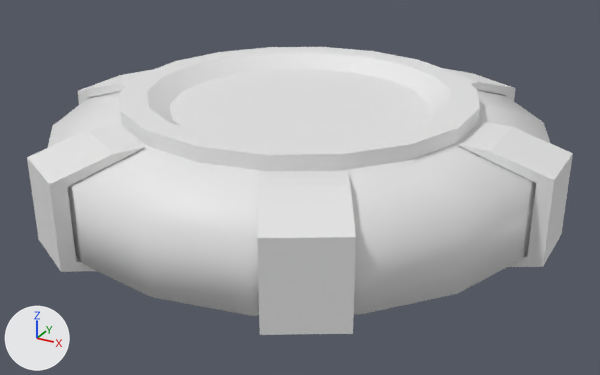
The Blender file parts/KKT-M50/model.blend, before and after one commit.
One viewpoint serves both versions: a 50 mm camera at (0.542, -0.984, 0.444) aimed at (0.009, -0.015, -0.041). Arrows for +X, +Y and +Z are at lower left; the lights stay in place. Materials are left out; every surface is plain grey.

Objects in the first picture: 'Ring', 'Support', 'Support.001', 'Support.002', 'Support.003', 'Support.004', 'Tank'.
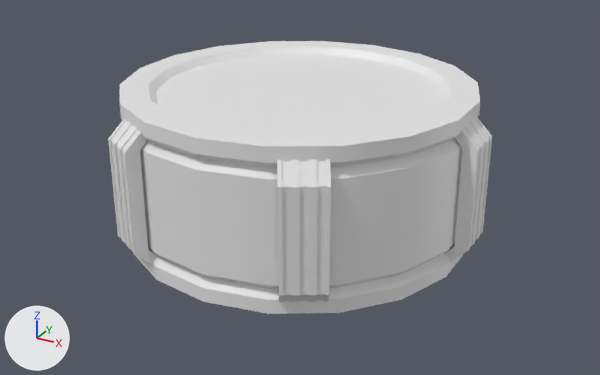
Pixel boxes [x1, y1, x2, y2] of what changed, in the pictures (600 x 375 px):
'Tank', deleted: before [48, 69, 550, 316]
'Ring', reshaped: before [120, 47, 480, 171]; after [120, 41, 480, 168]
'Body', added: after [122, 119, 462, 289]
'Support.002', reshaped (not visible afterwards): before [257, 172, 356, 335]
'Support.001', reshaped (not visible afterwards): before [27, 124, 145, 272]
'Support.003', reshaped (not visible afterwards): before [458, 122, 573, 267]
'Support.004', reshaped: before [443, 68, 516, 101]; after [108, 118, 157, 265]
'Support', reshaped: before [78, 70, 151, 105]; after [445, 116, 492, 262]
part 1 of me_cube_005, added: after [108, 118, 157, 265]
part 2 of me_cube_005, deleted: before [443, 68, 516, 101]
part 6 of me_cylinder_005, rebuilt: before [120, 109, 480, 171]; after [147, 136, 456, 168]
part 7 of me_cylinder_005, rebuilt: before [120, 47, 480, 155]; after [120, 102, 480, 163]
part 8 of me_cylinder_005, rebuilt: before [147, 52, 451, 127]; after [156, 54, 442, 134]
part 9 of me_cylinder_005, added: after [149, 47, 450, 105]
part 10 of me_cylinder_005, added: after [120, 41, 480, 146]
part 11 of me_cube_001, added: after [445, 116, 492, 262]
part 12 of me_cube_001, deleted: before [78, 70, 151, 105]
'Support.005', unchanged, uncovered by the edit: after [277, 159, 331, 302]
'Ring.001', unchanged, uncovered by the edit: after [133, 253, 463, 314]

What changed in the scene script:
```text
Change me_cylinder_005:
    used by ob_ring; parent = ob_tank; location = (0.0, 0.0, 0.0)
    remove me_cylinder_005.from_pydata(...)  # 108 vertices, 108 faces; spans x -0.246..0.246, y -0.25..0.25, z 0.08..0.1
    add me_cylinder_005.from_pydata(...)  # 162 vertices, 73 faces; spans x -0.246..0.246, y -0.25..0.25, z 0.08..0.11
    me_cylinder_005 part 6: the loose piece of 36 vertices spanning x -0.246..0.246, y -0.25..0.25, z 0.08..0.1 is rebuilt with 36 vertices and now spans x -0.246..0.246, y -0.25..0.25, z 0.08..0.09
    me_cylinder_005 part 7: the loose piece of 36 vertices spanning x -0.246..0.246, y -0.25..0.25, z 0.1 is rebuilt with 36 vertices and now spans x -0.246..0.246, y -0.25..0.25, z 0.09..0.11
    me_cylinder_005 part 8: the loose piece of 36 vertices spanning x -0.209..0.209, y -0.212..0.212, z 0.08..0.1 is rebuilt with 18 vertices and now spans x -0.197..0.197, y -0.2..0.2, z 0.1
    me_cylinder_005 part 9: a new loose piece of 36 vertices spanning x -0.207..0.207, y -0.21..0.21, z 0.1..0.11
    me_cylinder_005 part 10: a new loose piece of 36 vertices spanning x -0.246..0.246, y -0.25..0.25, z 0.11
Change me_cube_005:
    used by ob_support_004; parent = ob_tank; location = (0.0, 0.0, 0.0)
    remove me_cube_005.from_pydata(...)  # 16 vertices, 14 faces; spans x 0.082..0.228, y 0.192..0.345, z -0.08..0.08
    add me_cube_005.from_pydata(...)  # 64 vertices, 48 faces; spans x -0.161..-0.089, y -0.249..-0.184, z -0.1..0.1
    me_cube_005 part 1: 64 vertices added at x -0.161..-0.089, y -0.249..-0.184, z -0.1..0.1
    me_cube_005 part 2: 16 vertices removed from x 0.082..0.228, y 0.192..0.345, z -0.08..0.08
Change me_cube_004:
    used by ob_support_003; parent = ob_tank; location = (0.0, 0.0, 0.0)
    remove me_cube_004.from_pydata(...)  # 16 vertices, 14 faces; spans x 0.25..0.37, y -0.05..0.05, z -0.08..0.08
    add me_cube_004.from_pydata(...)  # 64 vertices, 48 faces; spans x -0.161..-0.089, y 0.184..0.249, z -0.1..0.1
    me_cube_004 part 3: 16 vertices removed from x 0.25..0.37, y -0.05..0.05, z -0.08..0.08
Change me_cube_003:
    used by ob_support_002; parent = ob_tank; location = (0.0, 0.0, 0.0)
    remove me_cube_003.from_pydata(...)  # 16 vertices, 14 faces; spans x 0.082..0.228, y -0.345..-0.192, z -0.08..0.08
    add me_cube_003.from_pydata(...)  # 64 vertices, 48 faces; spans x -0.27..-0.23, y -0.03..0.03, z -0.1..0.1
    me_cube_003 part 4: 16 vertices removed from x 0.082..0.228, y -0.345..-0.192, z -0.08..0.08
Change me_cube_002:
    used by ob_support_001; parent = ob_tank; location = (0.0, 0.0, 0.0)
    remove me_cube_002.from_pydata(...)  # 16 vertices, 14 faces; spans x -0.228..-0.082, y -0.345..-0.192, z -0.08..0.08
    add me_cube_002.from_pydata(...)  # 64 vertices, 48 faces; spans x 0.089..0.161, y 0.184..0.249, z -0.1..0.1
    me_cube_002 part 5: 16 vertices removed from x -0.228..-0.082, y -0.345..-0.192, z -0.08..0.08
Change me_cube_001:
    used by ob_support; parent = ob_tank; location = (0.0, 0.0, 0.0)
    remove me_cube_001.from_pydata(...)  # 16 vertices, 14 faces; spans x -0.37..-0.25, y -0.05..0.05, z -0.08..0.08
    add me_cube_001.from_pydata(...)  # 64 vertices, 48 faces; spans x 0.23..0.27, y -0.03..0.03, z -0.1..0.1
    me_cube_001 part 11: 64 vertices added at x 0.23..0.27, y -0.03..0.03, z -0.1..0.1
    me_cube_001 part 12: 16 vertices removed from x -0.37..-0.25, y -0.05..0.05, z -0.08..0.08
Remove ob_tank:
    ob_tank = bpy.data.objects.new('Tank', me_cylinder_006)
Change ob_ring_001:
    remove ob_ring_001.parent = ob_tank
Change ob_ring:
    remove ob_ring.parent = ob_tank
Change ob_support_005:
    remove ob_support_005.parent = ob_tank
Change ob_support_004:
    remove ob_support_004.parent = ob_tank
Change ob_support_003:
    remove ob_support_003.parent = ob_tank
Change ob_support_002:
    remove ob_support_002.parent = ob_tank
Change ob_support_001:
    remove ob_support_001.parent = ob_tank
Change ob_support:
    remove ob_support.parent = ob_tank
Add ob_body:
    ob_body = bpy.data.objects.new('Body', me_bodymesh)  # 72 vertices, 54 faces; spans x -0.246..0.246, y -0.25..0.25, z -0.08..0.08; modifiers EDGE_SPLIT
    ob_body.location = (0.0, 0.0, 0.0)
```
